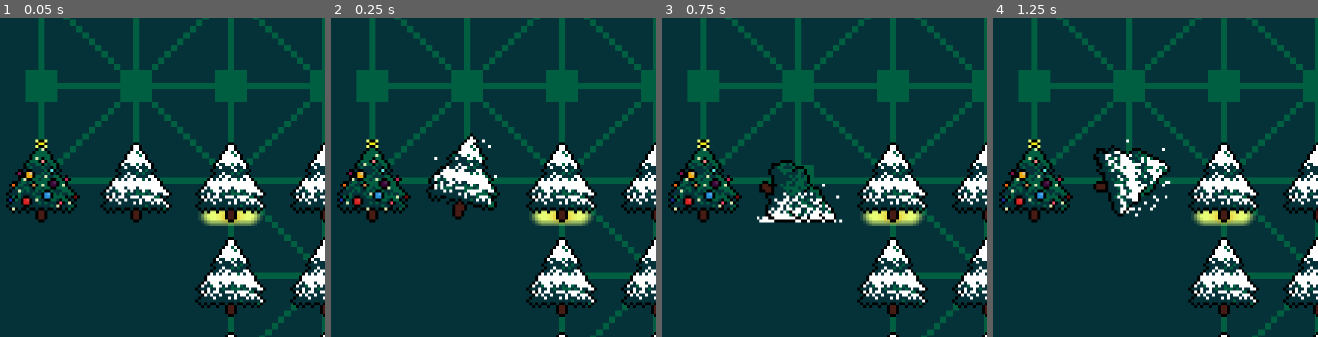
Above: before the commit, frames 1-4 (left to right).
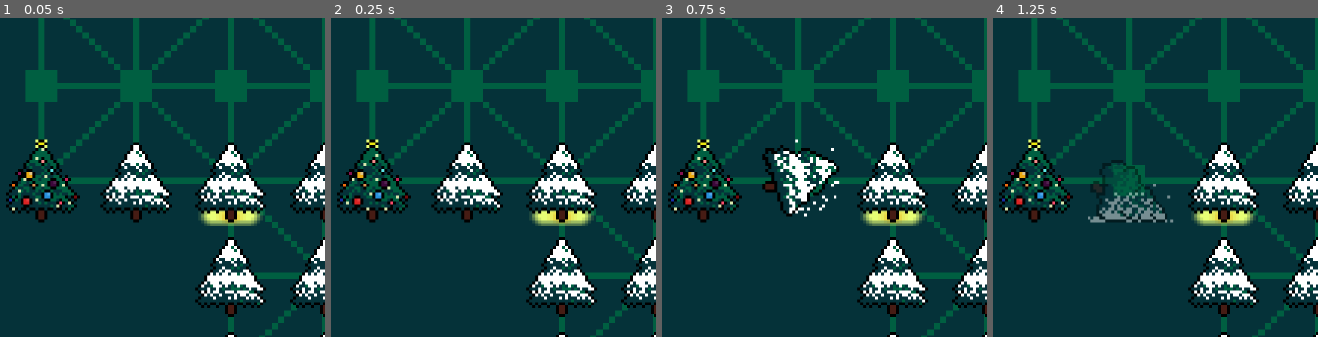
Above: after the commit, the same moments.

Repository: AndreiDuma/nature-vs-xmas-capitalism
Game: Godot game, scene res://scenes/main.tscn
Same seed, same stepped clock (60 frames per second), same inputs: the game is played once before the commit and once after it.
Inputs:
- Up to frame 1 (0.05 s): no input
- Up to frame 2 (0.25 s): no input
- Up to frame 3 (0.75 s): no input
- Up to frame 4 (1.25 s): no input
The pictures show only the part of the screen within x 0-50%, y 37-87%; the shares and areas given below are measured in that part.

Frame 1 is identical in both runs. In frame 2, 2.8% of the frame differs, in the area x 29-53%, y 36-65%; in frame 3, 3.7%, in the area x 29-56%, y 37-65%; in frame 4, 3.6%.

Commit message:
Fade away dead tree

Diff:
--- a/scenes/tree.tscn
+++ b/scenes/tree.tscn
@@ -63,7 +63,7 @@
 "duration": 1.0,
 "texture": SubResource("AtlasTexture_5yujg")
 }],
-"loop": true,
+"loop": false,
 "name": &"falling",
 "speed": 5.0
 }, {
@@ -86,4 +86,4 @@
 [node name="Sprite" type="AnimatedSprite2D" parent="."]
 scale = Vector2(3, 3)
 sprite_frames = SubResource("SpriteFrames_8qw6h")
-animation = &"decorated"
+animation = &"falling"
--- a/scripts/tree.gd
+++ b/scripts/tree.gd
@@ -1,7 +1,7 @@
 extends Node2D
 class_name SnowyTree
 
-enum State {SNOWY, FALLING, DECORATED}
+enum State {SNOWY, FALLING, DECORATED, DEAD}
 
 @export var state: State = State.SNOWY
 @export var selected: bool = false
@@ -11,8 +11,16 @@
 		State.SNOWY:
 			$Sprite.play("snowy")
 		State.FALLING:
-			$Sprite.play("falling")
+			$Sprite.play("falling", 0.75)
+			if $Sprite.frame == 3:
+				state = State.DEAD
 		State.DECORATED:
 			$Sprite.play("decorated")
+		State.DEAD:
+			fade()
 
 	$Halo.visible = selected
+
+func fade():
+	var tween = get_tree().create_tween()
+	tween.tween_property($Sprite, "modulate", Color.TRANSPARENT, 1.0)
